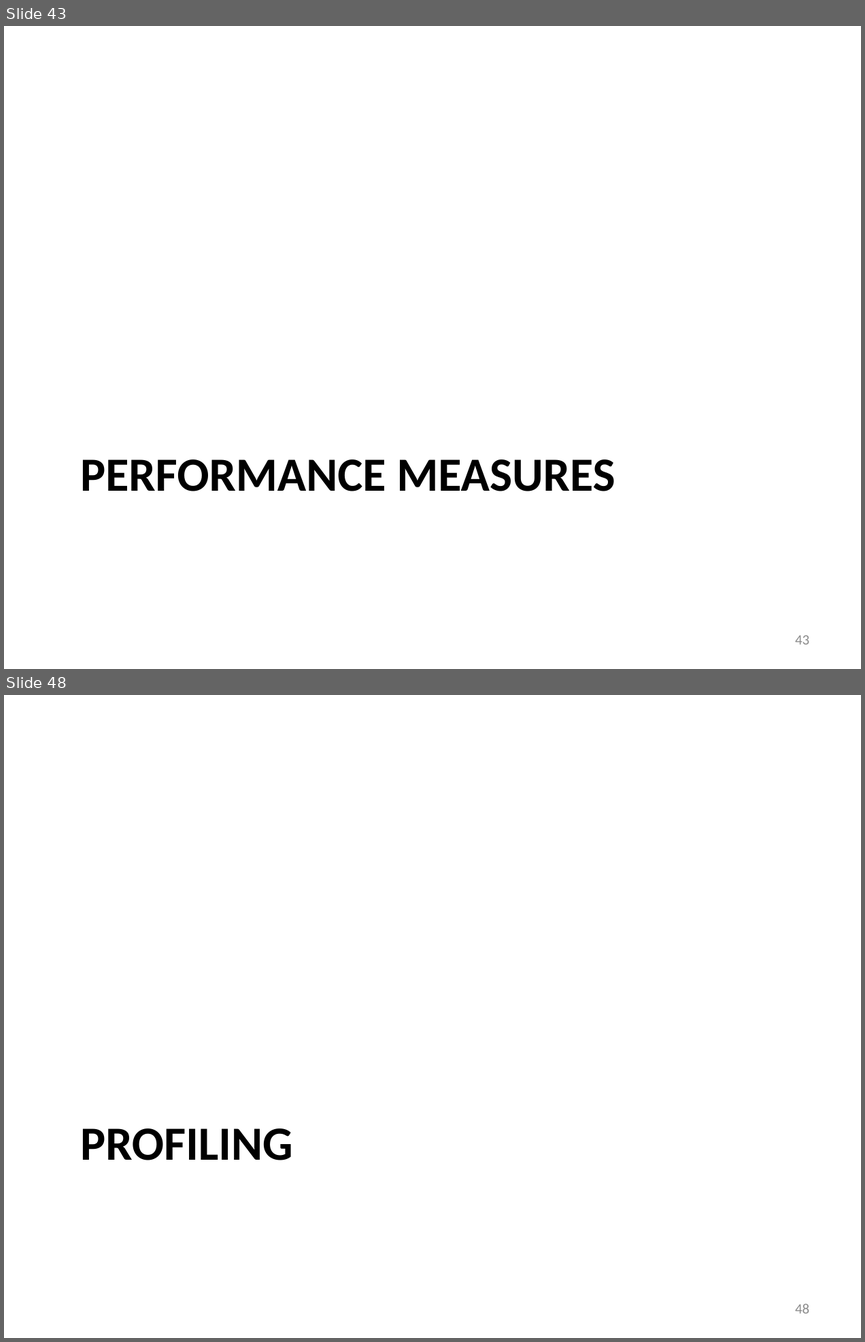
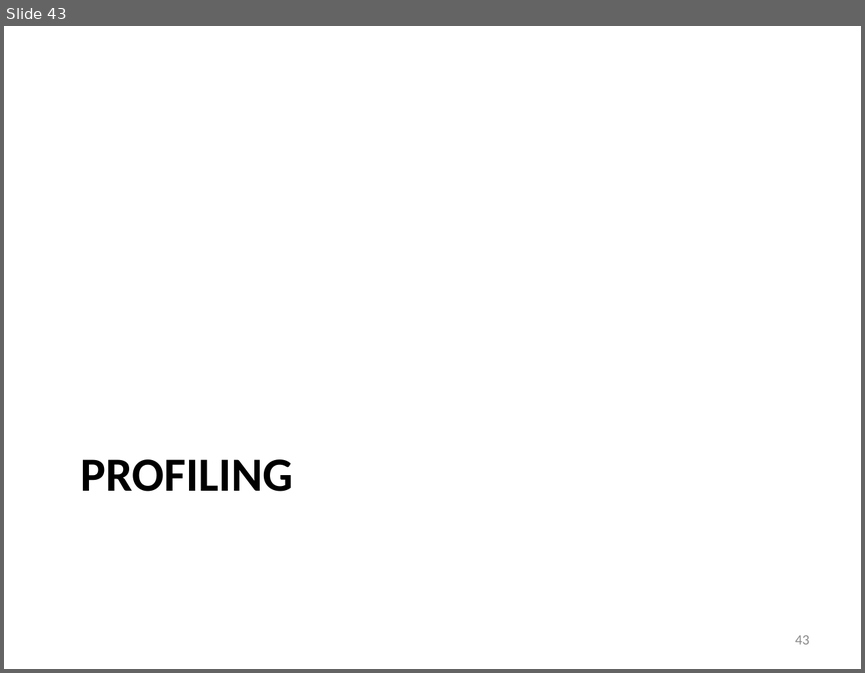
Before and after one commit to gjbex/Code-optimization, a slide deck: code_optimization.pptx. Shown one above the other, each under a label of ours: slides 43 and 48 before the commit, slide 43 after it; the slides between them are not shown. The pictures are 865x1342 and 865x673 pixels, drawn with LibreOffice and Linux fonts; fonts in the diff are those of the drawing. Boxes give left, top, right and bottom in pixels: in the first picture for what was removed or moved away, otherwise in the second. Text is boxed around its words. In the diff, an @@ line names an element or a change of style, - is before the commit and + after.

```diff
--- a/code_optimization.pptx
+++ b/code_optimization.pptx
@@ slide 43 removed at box(4, 26, 861, 669), background #FFFFFF @@
@@ title removed at box(80, 459, 615, 491) @@
-PERFORMANCE MEASURES
@@ page number removed at box(795, 635, 809, 644) @@
-43
@@ what was slide 48 is now slide 43 @@
@@ page number at box(795, 635, 809, 644): text changed @@
-48
+43
```
Also in this commit, not shown: 4 other slides removed.
